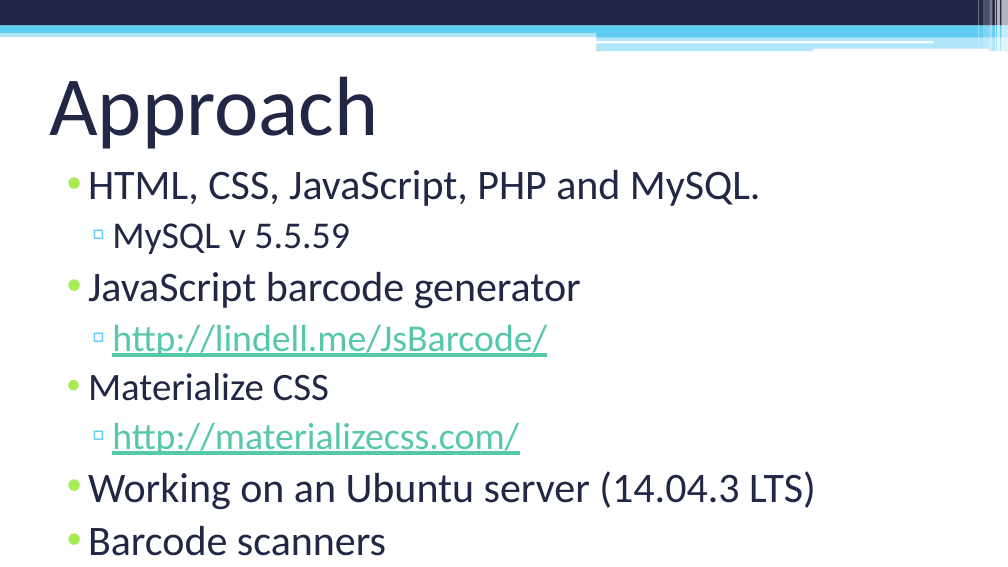
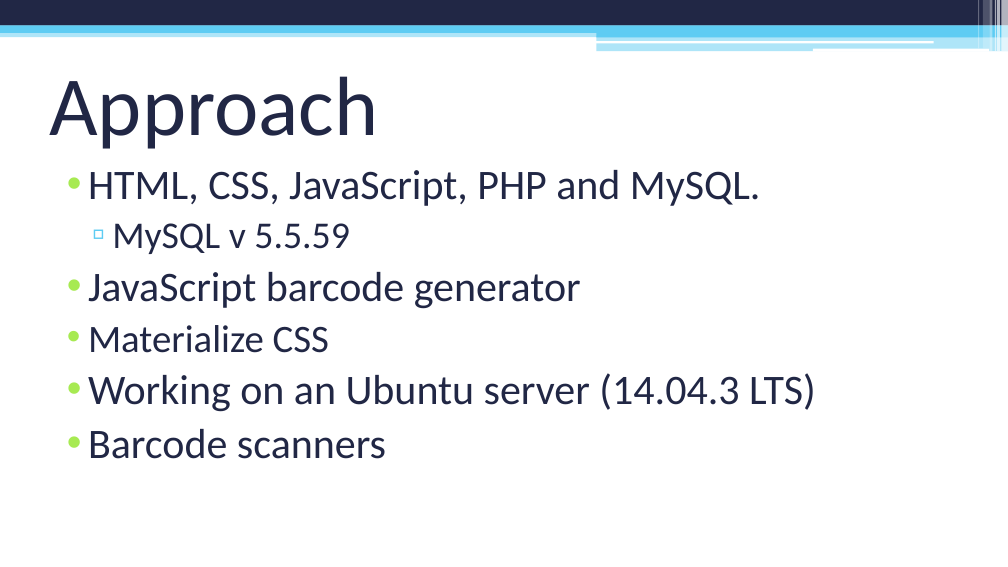
Before and after one commit to sylve0n/CIS260-PowerPoint, a slide deck: slide 6 of PC Repair Clinic Inventory System.pptx. Drawn at 1008x567 pixels with LibreOffice and Linux fonts; fonts in the diff are those of the drawing. Boxes give left, top, right and bottom in pixels: in the first picture for what was removed or moved away, otherwise in the second. Text is boxed around its words. In the diff, an @@ line names an element or a change of style, - is before the commit and + after.

```diff
--- a/PC Repair Clinic Inventory System.pptx
+++ b/PC Repair Clinic Inventory System.pptx
@@ text at <box>112,324,547,357</box>: paragraph removed @@
-  ▫ http://lindell.me/JsBarcode/
@@ text at <box>112,422,519,455</box>: paragraph removed @@
-  ▫ http://materializecss.com/
```
Also in this commit, not shown: 1 slide added.
